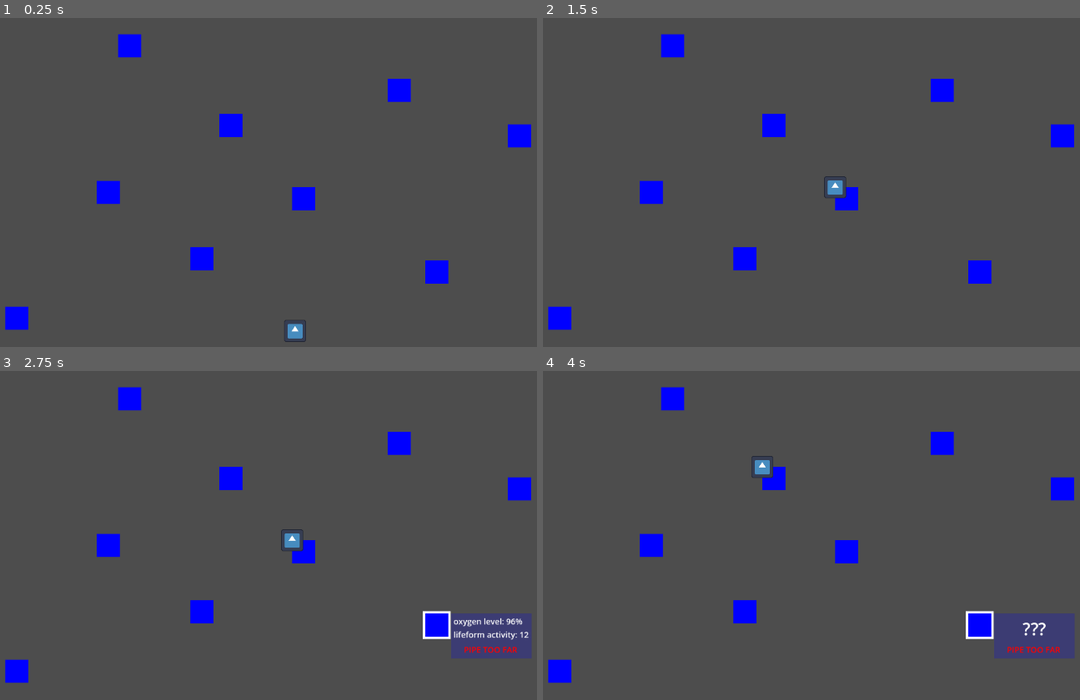
Above: before the commit, frames 1-4 (two rows, left to right).
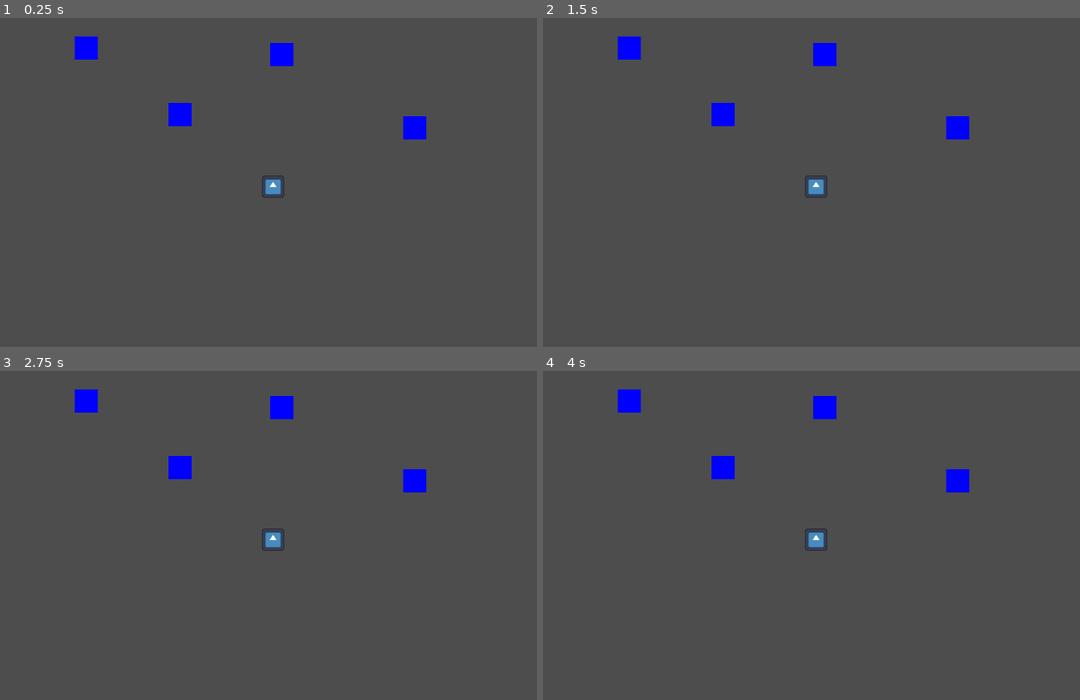
Above: after the commit, the same moments.

Repository: Lukko-Digital/upwell
Game: Godot game, scene res://src/map/map.tscn
Two runs of this game, one before a commit and one after it. Both use one fixed random seed, a clock stepped at 60 frames per second and the inputs below. Before the commit the project has no main scene; this scene is started directly in both runs. The engine's default icon, where the game draws it, is replaced by a stand-in: a white triangle on a blue panel in a dark square.
Inputs (mouse positions are in pixels of both pictures, inside the frame that each line leads up to):
- Up to frame 1 (0.25 s): no input
- Up to frame 2 (1.5 s): tap Enter at 0.5 s; drag from (747, 258) to (849, 198) at 0.52 s; tap Space at 1.25 s; drag from (849, 198) to (747, 258) at 1.27 s
- Up to frame 3 (2.75 s): tap Enter at 2 s; move the mouse to (434, 624) at 2.02 s; click (434, 624) at 2.17 s
- Up to frame 4 (4 s): tap Space at 2.75 s; drag from (650, 545) to (849, 551) at 2.77 s; tap Enter at 3.5 s; drag from (773, 479) to (977, 624) at 3.52 s

The runs differ from the first frame. In frame 1, 4.4% of the frame differs, in the area x 0-99%, y 4-99%; in frame 2, 4.3%; in frame 3, 6.5%; in frame 4, 6.5%, in the area x 0-99%, y 4-95%.

Commit message:
costs for travel

Diff:
--- a/project.godot
+++ b/project.godot
@@ -11,5 +11,6 @@
 [application]
 
 config/name="upwell"
+run/main_scene="res://src/map/map.tscn"
 config/features=PackedStringArray("4.2", "Forward Plus")
 config/icon="res://icon.svg"
--- a/src/map/map.tscn
+++ b/src/map/map.tscn
@@ -70,3 +70,5 @@
 [node name="Player" parent="." instance=ExtResource("2_l18lf")]
 z_index = 1
 position = Vector2(614, 574)
+
+[node name="Camera2D" type="Camera2D" parent="Player"]
--- a/src/map/pipe.gd
+++ b/src/map/pipe.gd
@@ -9,14 +9,26 @@
 @onready var pipe_info = $InfoTag/PipeInfo
 @onready var too_far = $InfoTag/TooFar
 
+@onready var player = get_parent().get_parent().get_node("Player")
+
 signal clicked(pipe)
 
 var player_can_see = false
 var player_can_move = false
 
+static var info_template = "cost: %.1f fuel, %.1f drill \nresources: %s"
+
+var cost = {"fuel" = 0, "drill" = 0}
+
 func _ready():
+	hide()
 	info_tag.hide()
 	pipe_info.hide()
+
+	for pipe: Pipe in get_parent().get_children():
+		pipe.clicked.connect(update_cost)
+
+	update_cost()
 
 func _on_mouse_entered():
 	hovered_box.show()
@@ -26,13 +38,20 @@
 	hovered_box.hide()
 	info_tag.hide()
 
+func can_move() -> bool:
+	for resource in cost:
+		if player.resources[resource] < cost[resource]:
+			return false
+	return player_can_move
+
 func _on_gui_input(event):
 	if event is InputEventMouseButton:
 		if (
 			event.button_index == MOUSE_BUTTON_LEFT and
 			event.pressed and
-			player_can_move
+			can_move()
 		):
+			player.move_to(self)
 			clicked.emit(self)
 
 func _on_hitbox_area_entered(area):
@@ -44,6 +63,7 @@
 			player_can_see = true
 			pipe_info.show()
 			info_unknown.hide()
+			show()
 
 func _on_hitbox_area_exited(area):
 	match area.name:
@@ -54,3 +74,8 @@
 			player_can_see = false
 			pipe_info.hide()
 			info_unknown.show()
+
+func update_cost(pipe: Pipe=null):
+	cost["fuel"] = position.distance_to(player.position) / 100
+	cost["drill"] = position.distance_to(player.position) / 100
+	pipe_info.text = info_template % [cost["fuel"],cost["drill"],"none"]
--- a/src/map/pipe.tscn
+++ b/src/map/pipe.tscn
@@ -45,13 +45,14 @@
 text = "???"
 
 [node name="PipeInfo" type="Label" parent="InfoTag"]
+layout_mode = 0
 offset_left = 4.0
 offset_top = 4.0
 offset_right = 134.0
 offset_bottom = 47.0
 theme_override_font_sizes/font_size = 14
-text = "oxygen level: 96%
-lifeform activity: 12"
+text = "cost: _ fuel, _ drill
+resources: "
 
 [node name="TooFar" type="Label" parent="InfoTag"]
 layout_mode = 0
--- a/src/map/player.gd
+++ b/src/map/player.gd
@@ -1,8 +1,14 @@
 extends Sprite2D
 
-func _ready():
-	for pipe: Pipe in get_parent().get_node("Pipes").get_children():
-		pipe.clicked.connect(_pipe_selected)
+var resources = {
+	"fuel": 10.0,
+	"drill": 10.0,
+	"water": 10.0
+}
 
-func _pipe_selected(pipe: Pipe):
+func move_to(pipe: Pipe):
 	position = pipe.position
+
+	for resource in pipe.cost:
+		resources[resource] -= pipe.cost[resource]
+		print(resource, ": ", resources[resource])
